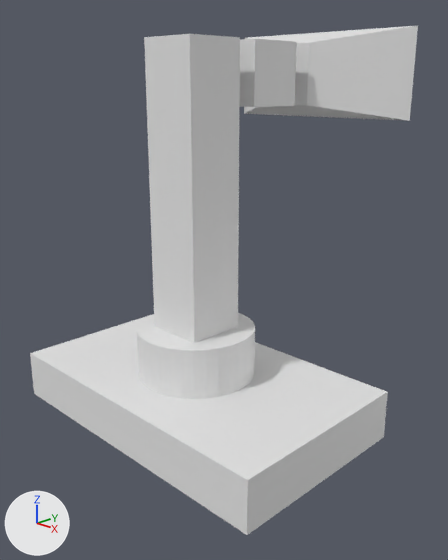
Renders of the Blender file AntennaDemo/assets/antenna/antenna.blend from each side of a commit.
Both versions are drawn from a camera (50 mm lens) standing at (4.37, -3.98, 3.1) and looking at (0.09, 0.31, 1.2). Lighting does not change. The marker at lower left points along +X, +Y and +Z. The older version comes first.
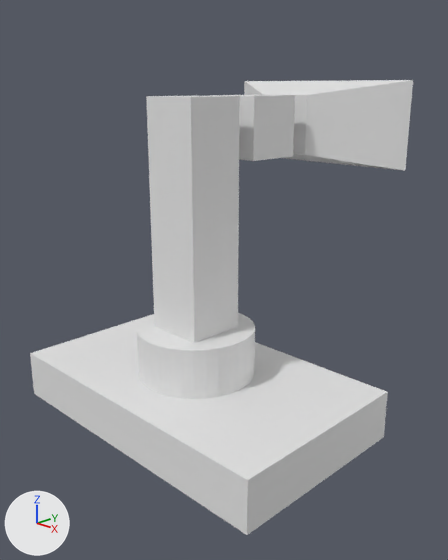
What the commit changed:
me_cube_003 is used by ob_cube_002; location (0.0, 0.5, 3.2); scale (0.3, 0.3, 0.3).
me_cube_003 had 8 vertices, 6 faces and spanned x -1.0..1.0, y 0.0..2.0, z -1.0..1.0.
me_cube_003 now has 8 vertices, 6 faces and spans x -1.0..1.0, y -1.0..1.0, z -1.0..1.0.
me_cube_003 part 1: the whole mesh is moved by (0.0, -1.0, 0.0).
Object 'Cube.001' (ob_cube_001) moves from (0.0, 0.0, 0.5) to (0.0, 0.0, 0.0).
Object 'Cube.002' (ob_cube_002) moves from (0.0, 0.5, 3.2) to (0.0, 0.8, 2.7).
Object 'Cube.003' (ob_cube_003) moves from (0.0, 1.3, 3.2) to (0.0, 1.3, 2.7).

Boxes [x1, y1, x2, y2] around the edits, measured in the pictures (448 x 560 px):
'Cube.001', moved
    before: [144, 34, 240, 343]
    after: [146, 96, 240, 343]
'Cube.003', moved
    before: [244, 26, 418, 121]
    after: [244, 80, 413, 171]
'Cube.002', moved
    before: [240, 39, 297, 107]
    after: [210, 95, 295, 161]
